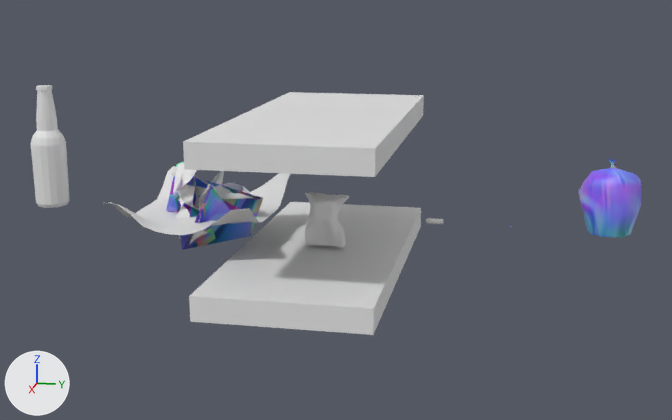
What one commit did to the Blender file Models/garbage.blend.
Rendered twice from a camera (50 mm lens) standing at (5.01, 0.03, 1.3) and looking at (0.02, -0.97, 0.05). Lighting does not change. The marker at lower left points along +X, +Y and +Z. Objects named as collision shapes, trigger or cutter boxes, shadow casters or lower levels of detail are left out.

Script lines for the objects in view, before the commit:
```python
ob_bottle_001 = bpy.data.objects.new('bottle.001', me_plane_003)
ob_bottle_001.location = (0.0, -2.706, 0.295)
ob_cube_001 = bpy.data.objects.new('Cube.001', me_cube_001)
ob_cube_001.location = (0.0, -1.042, -0.223)
ob_cube_001.scale = (1.0, 0.446, 0.0647)
ob_cube_002 = bpy.data.objects.new('Cube.002', me_cube_002)
ob_cube_002.location = (0.0, -1.042, 0.522)
ob_cube_002.scale = (1.0, 0.446, 0.0647)
ob_orig = bpy.data.objects.new('orig', me_plane_001)
ob_orig.location = (0.0, -1.745, 0.0)
ob_orig.scale = (0.51, 0.39, 0.51)
ob_paper_hp = bpy.data.objects.new('paper_hp', me_plane_004)
ob_paper_hp.location = (0.0, -1.745, 0.0)
ob_paper_lp = bpy.data.objects.new('paper_lp', me_plane_007)
ob_paper_lp.location = (-0.015, -1.714, -0.002)
ob_pcylinder7_orig_lowpoly = bpy.data.objects.new('pCylinder7_orig_lowpoly', me_mesh_011)
ob_pcylinder7_orig_lowpoly.location = (0.015, 0.509, 0.001)
ob_pcylinder7_orig_lowpoly.scale = (3.0, 3.0, 3.0)
# also in view: 'Cube' at (0.03, -1.02, 0.0)
```
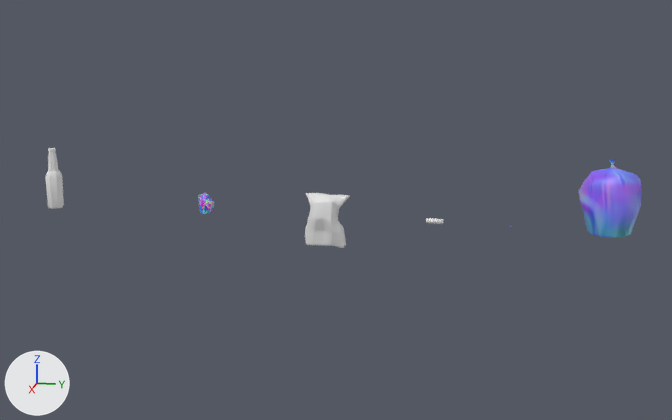
Pixel boxes [x1, y1, x2, y2] of what changed, in the pictures (672 x 420 px):
'Cube.001', hidden
    before: [189, 202, 421, 335]
'Cube.002', hidden
    before: [183, 92, 424, 177]
'bottle.001', hidden
    before: [31, 85, 69, 208]
'orig', hidden
    before: [110, 166, 290, 235]
'paper_lp', hidden (blue)
    before: [166, 161, 263, 250]
'paper_hp', hidden
    before: [171, 162, 252, 245]

What changed in the scene script:
```text
Change ob_cube_001:
    add ob_cube_001.hide_set(True)
Change ob_cube_002:
    add ob_cube_002.hide_set(True)
Change ob_orig:
    add ob_orig.hide_set(True)
Change ob_paper_hp:
    add ob_paper_hp.hide_set(True)
Change ob_paper_lp:
    add ob_paper_lp.hide_set(True)
Change ob_bottle_001:
    add ob_bottle_001.hide_set(True)
```
